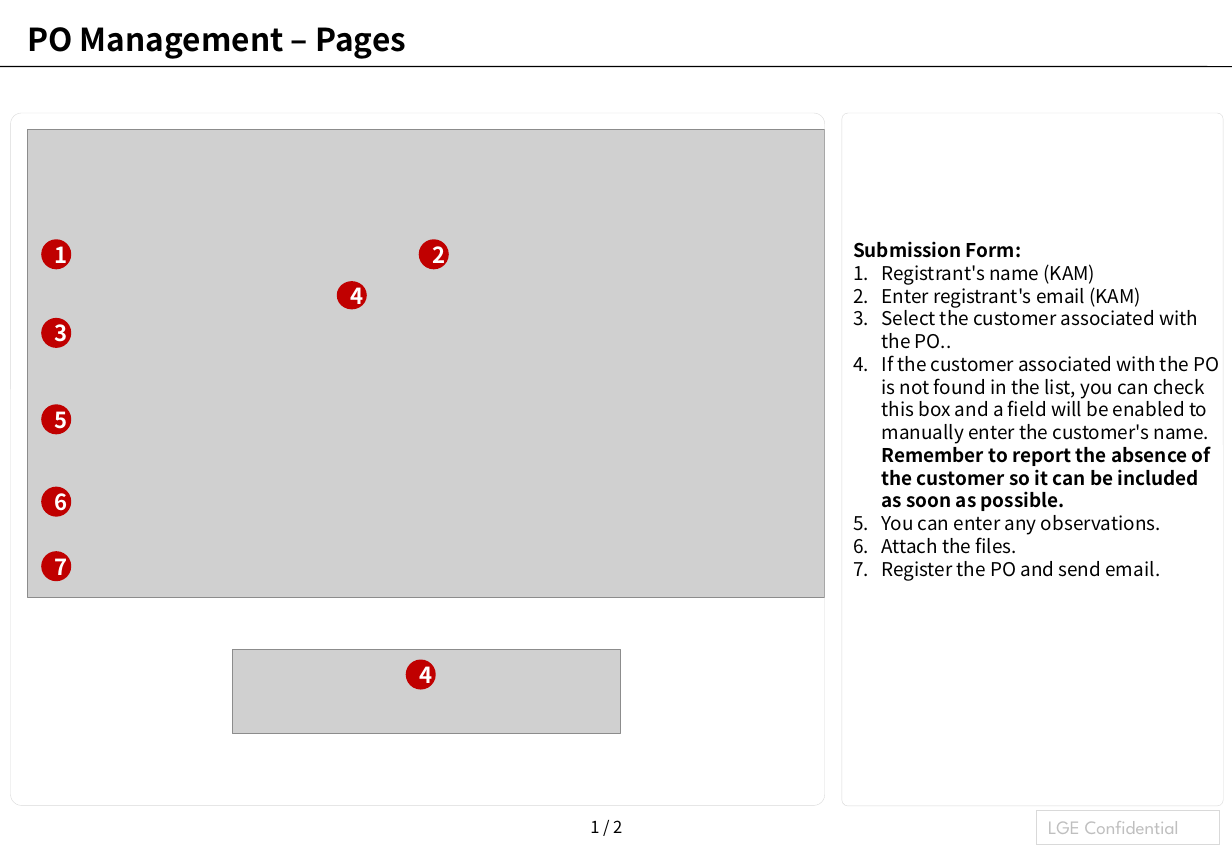
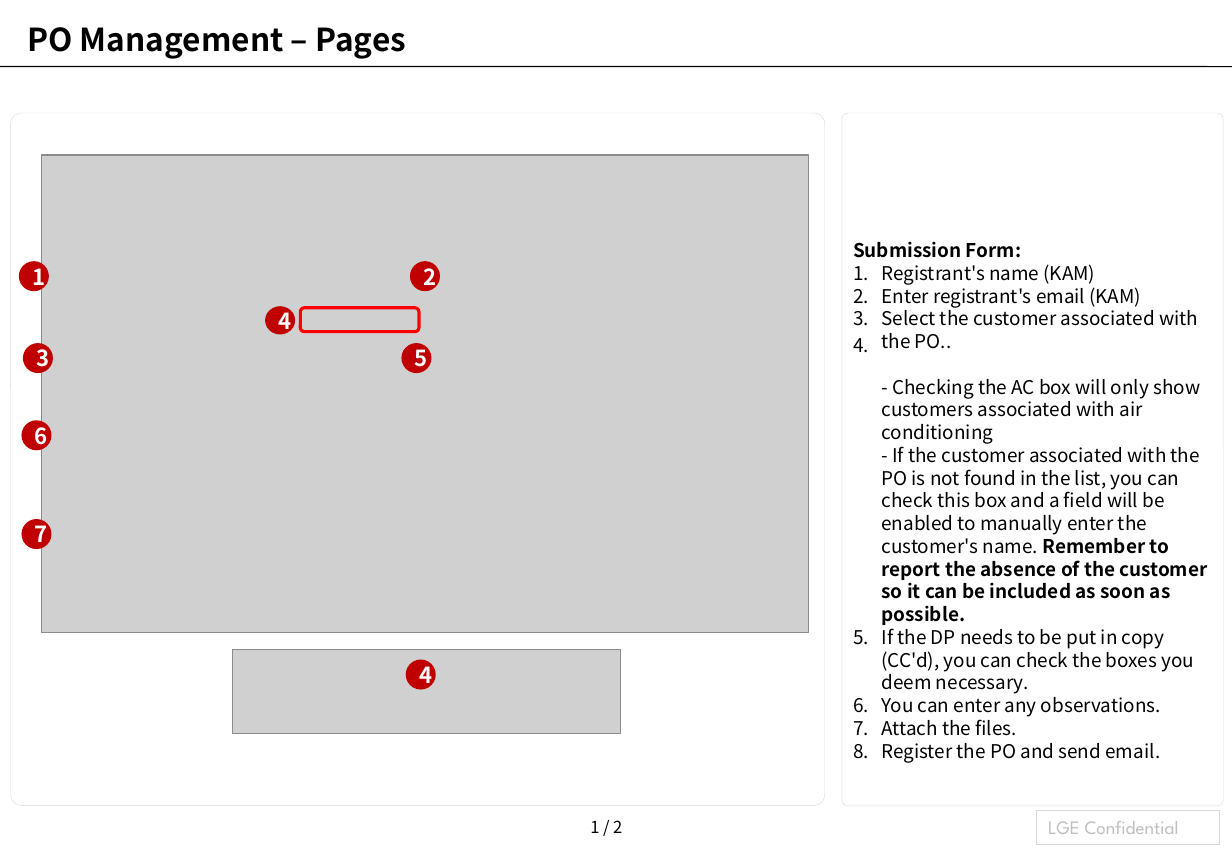
Before and after one commit to laparkaes/lgperu, a slide deck: slide 2 of user_manual/page/po_management/po_register_en.pptx. Drawn at 1232x853 pixels with LibreOffice and Linux fonts; fonts in the diff are those of the drawing; grey boxes stand for pictures. Boxes give left, top, right and bottom in pixels: in the first picture for what was removed or moved away, otherwise in the second. Text is boxed around its words. In the diff, an @@ line names an element or a change of style, - is before the commit and + after.

```diff
--- a/user_manual/page/po_management/po_register_en.pptx
+++ b/user_manual/page/po_management/po_register_en.pptx
@@ picture: place and size @@
-picture at [27,130,825,597]
+picture at [42,155,809,632]
@@ ellipse "1": place and size @@
-ellipse "1" at [43,241,71,268]
+ellipse "1" at [20,263,48,290]
@@ ellipse "2": place and size @@
-ellipse "2" at [421,241,448,268]
+ellipse "2" at [412,263,439,290]
@@ ellipse "4": place and size @@
-ellipse "4" at [339,283,366,308]
+ellipse "4" at [267,308,295,333]
@@ rounded rectangle added at [300,308,419,332], outline #FF0000 2 pt @@
@@ ellipse "3": place and size @@
-ellipse "3" at [43,320,71,347]
+ellipse "3" at [25,345,52,372]
@@ ellipse "5": place and size @@
-ellipse "5" at [43,406,71,433]
+ellipse "5" at [403,345,430,372]
@@ text at [882,379,1207,694]: text changed @@
-4. If the customer associated with the PO is not found in the list, you can check this box and a field will be enabled to manually enter the customer's name. Remember to report the absence of the customer so it can be included as soon as possible.
+4. - Checking the AC box will only show customers associated with air conditioning
+   - If the customer associated with the PO is not found in the list, you can check this box and a field will be enabled to manually enter the customer's name. Remember to report the absence of the customer so it can be included as soon as possible.
+5. If the DP needs to be put in copy (CC'd), you can check the boxes you deem necessary.
@@ ellipse "6": place and size @@
-ellipse "6" at [43,488,71,515]
+ellipse "6" at [23,422,50,449]
@@ ellipse "7": place and size @@
-ellipse "7" at [43,553,71,580]
+ellipse "7" at [23,521,50,548]
```
Also in this commit, not shown: 1 other slide changed, 6 other files.
